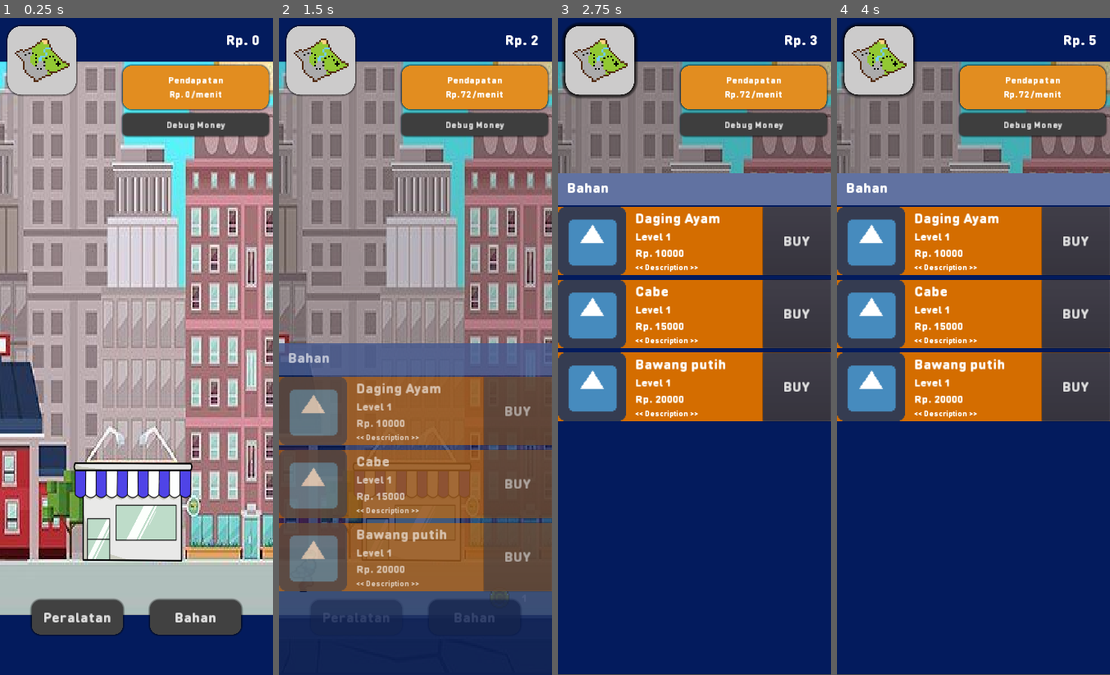
Above: before the commit, frames 1-4 (left to right).
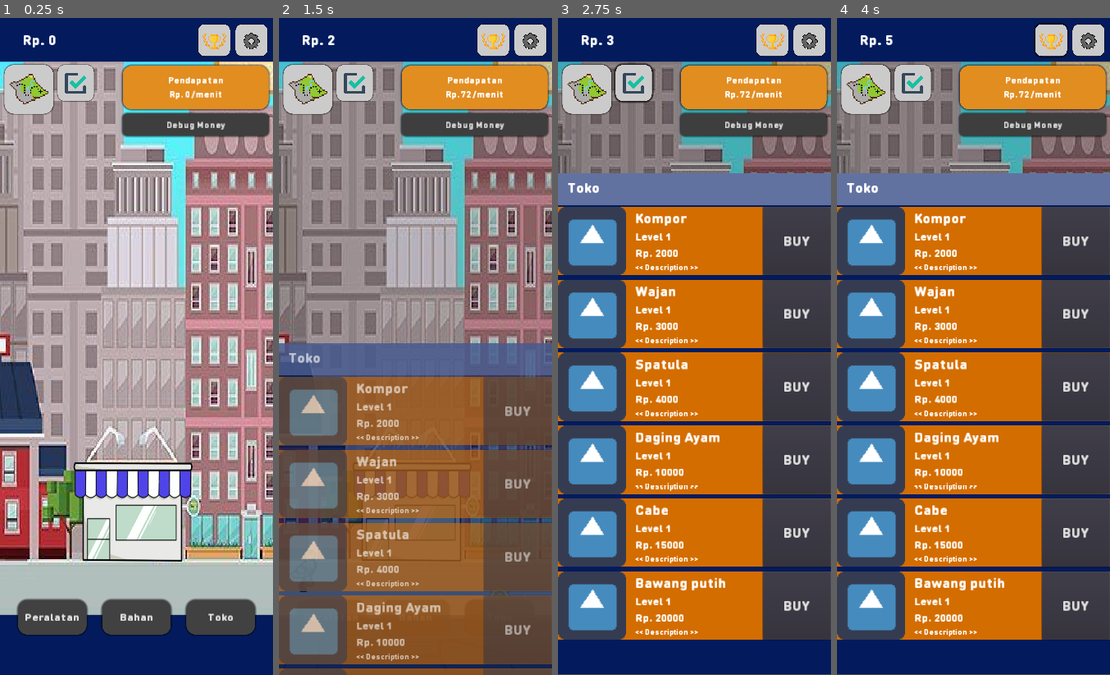
Above: after the commit, the same moments.

Repository: Zakcrust/idlegame-project
Game: Godot game, scene res://Src/View/TestView.tscn
Two runs of this game, one before a commit and one after it. Both use one fixed random seed, a clock stepped at 60 frames per second and the inputs below. The engine's default icon, where the game draws it, is replaced by a stand-in: a white triangle on a blue panel in a dark square.
Inputs (mouse positions are in pixels of both pictures, inside the frame that each line leads up to; where the layout moved, square brackets give the same spot in the first picture):
- Up to frame 1 (0.25 s): no input
- Up to frame 2 (1.5 s): click (309, 90) [319, 57] at 0.5 s; click (500, 615) at 1.25 s, where only the run after the commit has a clickable "Toko"
- Up to frame 3 (2.75 s): click (634, 83) at 2.02 s
- Up to frame 4 (4 s): click (1088, 37) at 2.77 s; click (1049, 37) at 3.52 s

The runs differ from the first frame. In frame 1, 6.6% of the frame differs, in the area x 1-99%, y 0-94%; in frame 2, 17%; in frame 3, 37%, in the area x 0-100%, y 0-95%; in frame 4, 37%.

Commit message:
Update UI

Diff:
--- a/Src/View/Topbar.gd
+++ b/Src/View/Topbar.gd
@@ -16,3 +16,19 @@
 	var money = DataManager.get_money()
 	money += 10000
 	DataManager.set_money(money)
+
+
+func _on_Map_pressed():
+	pass # Replace with function body.
+
+
+func _on_Quest_pressed():
+	pass # Replace with function body.
+
+
+func _on_Config_pressed():
+	pass # Replace with function body.
+
+
+func _on_Achievement_pressed():
+	pass # Replace with function body.
--- a/Src/View/Topbar.tscn
+++ b/Src/View/Topbar.tscn
@@ -1,19 +1,22 @@
-[gd_scene load_steps=13 format=2]
+[gd_scene load_steps=16 format=2]
 
 [ext_resource path="res://Assets/Font/DINRoundPro-Black.ttf" type="DynamicFontData" id=1]
 [ext_resource path="res://Src/View/Topbar.gd" type="Script" id=2]
 [ext_resource path="res://Assets/Sprites/UI/map.png" type="Texture" id=3]
-
-[sub_resource type="StyleBoxFlat" id=11]
+[ext_resource path="res://Assets/Sprites/UI/checkmark.png" type="Texture" id=4]
+[ext_resource path="res://Assets/Sprites/UI/gear.png" type="Texture" id=5]
+[ext_resource path="res://Assets/Sprites/UI/trophy.png" type="Texture" id=6]
+
+[sub_resource type="StyleBoxFlat" id=1]
 bg_color = Color( 0.0156863, 0.109804, 0.368627, 1 )
 shadow_size = 2
 
-[sub_resource type="DynamicFont" id=1]
+[sub_resource type="DynamicFont" id=2]
 size = 32
 use_filter = true
 font_data = ExtResource( 1 )
 
-[sub_resource type="StyleBoxFlat" id=9]
+[sub_resource type="StyleBoxFlat" id=3]
 bg_color = Color( 0.890196, 0.556863, 0.129412, 1 )
 corner_radius_top_left = 20
 corner_radius_top_right = 20
@@ -69,20 +72,18 @@
 [node name="Bar" type="Panel" parent="."]
 margin_right = 600.0
 margin_bottom = 95.0
-custom_styles/panel = SubResource( 11 )
+custom_styles/panel = SubResource( 1 )
 __meta__ = {
 "_edit_use_anchors_": false,
 "_editor_description_": ""
 }
 
 [node name="Title" type="Label" parent="Bar"]
-margin_left = 198.0
-margin_right = 569.0
+margin_left = 50.0
+margin_right = 372.999
 margin_bottom = 95.0
-grow_horizontal = 0
-custom_fonts/font = SubResource( 1 )
+custom_fonts/font = SubResource( 2 )
 text = "<< Money >>"
-align = 2
 valign = 1
 __meta__ = {
 "_edit_use_anchors_": false
@@ -135,17 +136,19 @@
 }
 
 [node name="Map" type="Button" parent="."]
-margin_left = 17.0
-margin_top = 18.0
-margin_right = 167.0
-margin_bottom = 168.0
-rect_min_size = Vector2( 150, 150 )
-custom_styles/hover = SubResource( 7 )
-custom_styles/pressed = SubResource( 6 )
-custom_styles/focus = SubResource( 6 )
-custom_styles/normal = SubResource( 5 )
-custom_fonts/font = SubResource( 1 )
-__meta__ = {
+margin_left = 10.0
+margin_top = 103.0
+margin_right = 160.0
+margin_bottom = 253.0
+rect_min_size = Vector2( 150, 150 )
+rect_scale = Vector2( 0.712258, 0.712258 )
+custom_styles/hover = SubResource( 5 )
+custom_styles/pressed = SubResource( 6 )
+custom_styles/focus = SubResource( 6 )
+custom_styles/normal = SubResource( 7 )
+custom_fonts/font = SubResource( 2 )
+__meta__ = {
+"_edit_group_": true,
 "_edit_use_anchors_": false
 }
 
@@ -156,6 +159,93 @@
 rect_scale = Vector2( 0.376934, 0.376934 )
 mouse_filter = 2
 texture = ExtResource( 3 )
+__meta__ = {
+"_edit_use_anchors_": false
+}
+
+[node name="Quest" type="Button" parent="."]
+margin_left = 126.868
+margin_top = 103.0
+margin_right = 276.868
+margin_bottom = 253.0
+rect_min_size = Vector2( 150, 150 )
+rect_scale = Vector2( 0.528047, 0.528047 )
+custom_styles/hover = SubResource( 5 )
+custom_styles/pressed = SubResource( 6 )
+custom_styles/focus = SubResource( 6 )
+custom_styles/normal = SubResource( 7 )
+custom_fonts/font = SubResource( 2 )
+__meta__ = {
+"_edit_group_": true,
+"_edit_use_anchors_": false
+}
+
+[node name="Sprite" type="TextureRect" parent="Quest"]
+margin_left = 29.7249
+margin_top = 31.6187
+margin_right = 778.725
+margin_bottom = 777.619
+rect_scale = Vector2( 0.118464, 0.118464 )
+mouse_filter = 2
+texture = ExtResource( 4 )
+__meta__ = {
+"_edit_use_anchors_": false
+}
+
+[node name="Config" type="Button" parent="."]
+margin_left = 518.093
+margin_top = 14.2464
+margin_right = 668.093
+margin_bottom = 164.246
+rect_min_size = Vector2( 150, 150 )
+rect_scale = Vector2( 0.463407, 0.463407 )
+custom_styles/hover = SubResource( 5 )
+custom_styles/pressed = SubResource( 6 )
+custom_styles/focus = SubResource( 6 )
+custom_styles/normal = SubResource( 7 )
+custom_fonts/font = SubResource( 2 )
+__meta__ = {
+"_edit_group_": true,
+"_edit_use_anchors_": false
+}
+
+[node name="Sprite" type="TextureRect" parent="Config"]
+margin_left = 25.4429
+margin_top = 31.6187
+margin_right = 485.443
+margin_bottom = 471.619
+rect_scale = Vector2( 0.215726, 0.215726 )
+mouse_filter = 2
+texture = ExtResource( 5 )
+__meta__ = {
+"_edit_use_anchors_": false
+}
+
+[node name="Achievement" type="Button" parent="."]
+margin_left = 436.13
+margin_top = 14.2464
+margin_right = 586.13
+margin_bottom = 164.246
+rect_min_size = Vector2( 150, 150 )
+rect_scale = Vector2( 0.463407, 0.463407 )
+custom_styles/hover = SubResource( 5 )
+custom_styles/pressed = SubResource( 6 )
+custom_styles/focus = SubResource( 6 )
+custom_styles/normal = SubResource( 7 )
+custom_fonts/font = SubResource( 2 )
+__meta__ = {
+"_edit_group_": true,
+"_edit_use_anchors_": false
+}
+
+[node name="Sprite" type="TextureRect" parent="Achievement"]
+margin_left = 20.593
+margin_top = 21.9189
+margin_right = 532.593
+margin_bottom = 533.919
+rect_scale = Vector2( 0.215305, 0.215305 )
+mouse_filter = 2
+texture = ExtResource( 6 )
 __meta__ = {
 "_edit_use_anchors_": false
 }
@@ -168,10 +258,14 @@
 custom_styles/hover = SubResource( 8 )
 custom_styles/focus = SubResource( 8 )
 custom_styles/normal = SubResource( 8 )
-custom_fonts/font = SubResource( 4 )
+custom_fonts/font = SubResource( 9 )
 text = "Debug Money"
 __meta__ = {
 "_edit_use_anchors_": false
 }
 
+[connection signal="pressed" from="Map" to="." method="_on_Map_pressed"]
+[connection signal="pressed" from="Quest" to="." method="_on_Quest_pressed"]
+[connection signal="pressed" from="Config" to="." method="_on_Config_pressed"]
+[connection signal="pressed" from="Achievement" to="." method="_on_Achievement_pressed"]
 [connection signal="pressed" from="DebugMoney" to="." method="_on_DebugMoney_pressed"]
--- a/Src/View/UpgradeDrawer.gd
+++ b/Src/View/UpgradeDrawer.gd
@@ -15,6 +15,11 @@
 	$AnimationPlayer.play("display_drawer")
 
 
+func display_shops():
+	drawer_label.text = "Toko"
+	$AnimationPlayer.play("display_drawer")
+
+
 func hide_drawer():
 	$AnimationPlayer.play("hide_drawer")
 
@@ -29,6 +34,10 @@
 	display_ingredients()
 
 
+func _on_Shop_pressed():
+	display_shops()
+
+
 func _on_Mask_gui_input(event):
 	if event is InputEventMouseButton and $Mask.modulate.a8 == 70:
 		hide_drawer()
--- a/Src/View/UpgradeDrawer.tscn
+++ b/Src/View/UpgradeDrawer.tscn
@@ -24,18 +24,17 @@
 corner_radius_bottom_left = 20
 shadow_size = 10
 
-[sub_resource type="DynamicFont" id=1]
+[sub_resource type="DynamicFont" id=8]
+size = 25
+use_filter = true
+font_data = ExtResource( 1 )
+
+[sub_resource type="DynamicFont" id=4]
 size = 32
 use_filter = true
 font_data = ExtResource( 1 )
 
-[sub_resource type="DynamicFont" id=2]
-size = 32
-use_filter = true
-font_data = ExtResource( 1 )
-
-[sub_resource type="Animation" id=3]
-resource_name = "display_drawer"
+[sub_resource type="Animation" id=6]
 length = 0.3
 tracks/0/type = "value"
 tracks/0/path = NodePath("DrawerContainer:rect_position")
@@ -98,8 +97,7 @@
 "values": [ true ]
 }
 
-[sub_resource type="Animation" id=4]
-resource_name = "hide_drawer"
+[sub_resource type="Animation" id=7]
 length = 0.3
 tracks/0/type = "value"
 tracks/0/path = NodePath("DrawerContainer:rect_position")
@@ -190,7 +188,7 @@
 margin_top = -32.7579
 margin_right = 600.0
 margin_bottom = 42.2421
-custom_constants/separation = 60
+custom_constants/separation = 35
 alignment = 1
 __meta__ = {
 "_edit_group_": true,
@@ -198,31 +196,46 @@
 }
 
 [node name="Upgrade" type="Button" parent="ButtonContainer/HBoxContainer"]
-margin_left = 70.0
-margin_right = 270.0
+margin_left = 40.0
+margin_right = 190.0
 margin_bottom = 75.0
-rect_min_size = Vector2( 200, 75 )
-custom_styles/hover = SubResource( 6 )
-custom_styles/pressed = SubResource( 7 )
-custom_styles/focus = SubResource( 6 )
-custom_styles/normal = SubResource( 6 )
-custom_fonts/font = SubResource( 1 )
+rect_min_size = Vector2( 150, 75 )
+custom_styles/hover = SubResource( 2 )
+custom_styles/pressed = SubResource( 3 )
+custom_styles/focus = SubResource( 2 )
+custom_styles/normal = SubResource( 2 )
+custom_fonts/font = SubResource( 8 )
 text = "Peralatan"
 __meta__ = {
 "_edit_use_anchors_": false
 }
 
 [node name="Ingredient" type="Button" parent="ButtonContainer/HBoxContainer"]
-margin_left = 330.0
-margin_right = 530.0
+margin_left = 225.0
+margin_right = 375.0
 margin_bottom = 75.0
-rect_min_size = Vector2( 200, 75 )
-custom_styles/hover = SubResource( 6 )
-custom_styles/pressed = SubResource( 7 )
-custom_styles/focus = SubResource( 6 )
-custom_styles/normal = SubResource( 6 )
-custom_fonts/font = SubResource( 2 )
+rect_min_size = Vector2( 150, 75 )
+custom_styles/hover = SubResource( 2 )
+custom_styles/pressed = SubResource( 3 )
+custom_styles/focus = SubResource( 2 )
+custom_styles/normal = SubResource( 2 )
+custom_fonts/font = SubResource( 8 )
 text = "Bahan"
+__meta__ = {
+"_edit_use_anchors_": false
+}
+
+[node name="Shop" type="Button" parent="ButtonContainer/HBoxContainer"]
+margin_left = 410.0
+margin_right = 560.0
+margin_bottom = 75.0
+rect_min_size = Vector2( 150, 75 )
+custom_styles/hover = SubResource( 2 )
+custom_styles/pressed = SubResource( 3 )
+custom_styles/focus = SubResource( 2 )
+custom_styles/normal = SubResource( 2 )
+custom_fonts/font = SubResource( 8 )
+text = "Toko"
 __meta__ = {
 "_edit_use_anchors_": false
 }
@@ -262,7 +275,7 @@
 margin_right = 600.0
 margin_bottom = 64.0
 mouse_filter = 1
-custom_fonts/font = SubResource( 1 )
+custom_fonts/font = SubResource( 4 )
 text = "<< TEXT >>"
 valign = 1
 __meta__ = {
@@ -283,9 +296,10 @@
 custom_constants/separation = 10
 
 [node name="AnimationPlayer" type="AnimationPlayer" parent="."]
-anims/display_drawer = SubResource( 3 )
-anims/hide_drawer = SubResource( 4 )
+anims/display_drawer = SubResource( 6 )
+anims/hide_drawer = SubResource( 7 )
 
 [connection signal="gui_input" from="Mask" to="." method="_on_Mask_gui_input"]
 [connection signal="pressed" from="ButtonContainer/HBoxContainer/Upgrade" to="." method="_on_Upgrade_pressed"]
 [connection signal="pressed" from="ButtonContainer/HBoxContainer/Ingredient" to="." method="_on_Ingredient_pressed"]
+[connection signal="pressed" from="ButtonContainer/HBoxContainer/Shop" to="." method="_on_Shop_pressed"]
Binary file added: Assets/Sprites/UI/checkmark.png
Not shown, added: Assets/Sprites/UI/checkmark.png.import
Binary file added: Assets/Sprites/UI/gear.png
Not shown, added: Assets/Sprites/UI/gear.png.import
Binary file added: Assets/Sprites/UI/trophy.png
Not shown, added: Assets/Sprites/UI/trophy.png.import
Not shown: 6 places in Src/View/Topbar.tscn that only renumber resources
Not shown: 3 places in Src/View/UpgradeDrawer.tscn that only renumber resources
